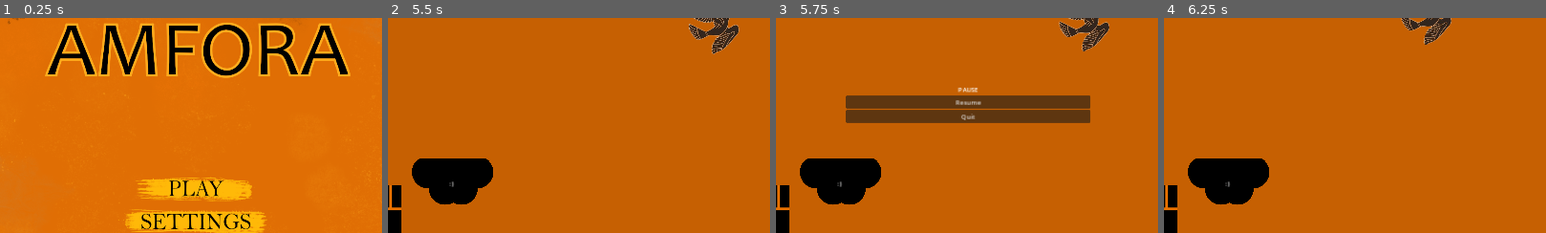
Above: before the commit, frames 1-4 (left to right).
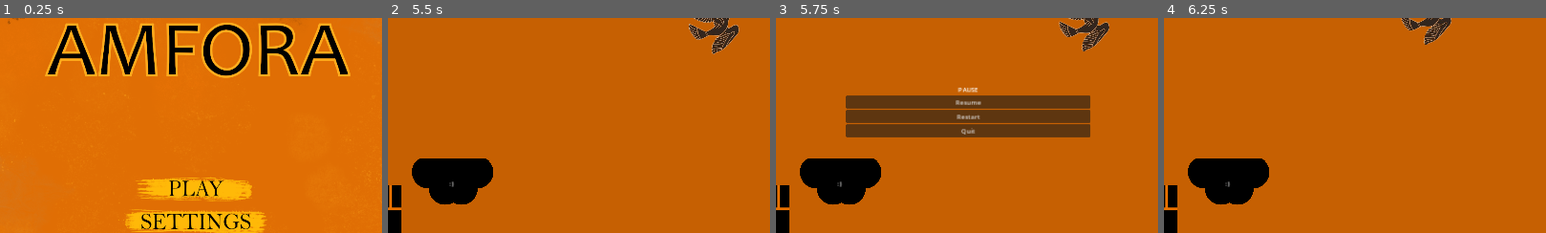
Above: after the commit, the same moments.

Repository: franmatijevic/GreekPlatformer
Game: Godot game, scene res://src/ui/main_menu.tscn
Two runs of this game, one before a commit and one after it. Both use one fixed random seed, a clock stepped at 60 frames per second and the inputs below. The engine's default icon, where the game draws it, is replaced by a stand-in: a white triangle on a blue panel in a dark square.
Inputs (mouse positions are % of the whole screen's width and height, from its top left):
- Up to frame 1 (0.25 s): no input
- Up to frame 2 (5.5 s): click (50, 54) at 0.5 s; click (50, 54) at 1.25 s; tap Enter at 2 s; hold D (right) 2.03-3.53 s; tap Q (drop_item) at 2.1, 4.35 s; tap W (up) at 2.27, 3.02, 4.52, 5.27 s; tap Space (pickThrow) at 2.85, 5.1 s; hold A (left) 3.53-4.28 s; tap F (shoot) at 3.6 s; hold D (right) from 4.28 s (still down)
- Up to frame 3 (5.75 s): keep holding D (right); tap Escape (pause) at 5.65 s
- Up to frame 4 (6.25 s): release D (right) at 5.75 s; click "Resume" at 5.75 s
The pictures show only the part of the screen within x 25-75%, y 14-64%; the shares and areas given below are measured in that part.

Frames 1-2 are identical in both runs. In frame 3, 4.1% of the frame differs, in the area x 18-83%, y 44-56%; in frame 4, nothing differs.

Commit message:
Pause menu added
- dodan pause menu s resume, restart, quit buttonom
- ikona miša nije vidljiva tijekom gameplaya nego samo tijekom menua

Diff:
--- a/greekplatformer/src/levels/generic_level.gd
+++ b/greekplatformer/src/levels/generic_level.gd
@@ -1,11 +1,17 @@
 extends Node2D
-
-#PAUSE SECTION
-var paused: bool = false
 
 @export var current_room:Area2D
 @onready var canvas_layer_pause: CanvasLayer = $CanvasLayerPause
 
+@warning_ignore("unused_signal")
+signal toggle_paused(paused: bool)
+var game_paused: bool = false:
+	get:
+		return game_paused
+	set(value):
+		game_paused = value
+		get_tree().paused = game_paused
+		emit_signal("toggle_paused", game_paused)
 
 var new_next_level
 var prev_room
@@ -18,10 +24,9 @@
 	if Input.is_action_just_pressed("restart"):
 		if(get_node("Camera").block==false):
 			restart()
-	#PAUSE SECTION
 	if Input.is_action_pressed("pause"):
-		pauseMenu()
-
+		if(get_node("Camera").block==false):
+			game_paused = !game_paused
 
 func restart():
 	get_node("BlackScreen/Control").modulate.a=1
@@ -38,6 +43,7 @@
 
 func _ready() -> void:
 	create_tween().tween_property(get_node("BlackScreen/Control"), "modulate:a", 0, 0.6)
+	Input.mouse_mode = Input.MOUSE_MODE_HIDDEN
 
 func next_level():
 	prev_room = current_room
@@ -58,15 +64,3 @@
 	for i in prev_room.get_node("Objects").get_children():
 		if(get_node("Player").holding_object != i):
 			i.call_deferred("queue_free")
-
-
-#PAUSE SECTION
-
-func pauseMenu():
-	if paused:
-		canvas_layer_pause.hide()
-		get_tree().paused = false
-	else:
-		canvas_layer_pause.show()
-		get_tree().paused = true
-	paused = !paused
--- a/greekplatformer/src/levels/generic_level.tscn
+++ b/greekplatformer/src/levels/generic_level.tscn
@@ -37,7 +37,7 @@
 sources/2 = SubResource("TileSetAtlasSource_g5160")
 
 [node name="genericLevel" type="Node2D"]
-process_mode = 1
+process_mode = 3
 script = ExtResource("1_qp3oh")
 
 [node name="BlackScreen" type="CanvasLayer" parent="."]
--- a/greekplatformer/src/levels/levelElements/cameraStates/room_transition.gd
+++ b/greekplatformer/src/levels/levelElements/cameraStates/room_transition.gd
@@ -26,6 +26,6 @@
 func exit():
 	#player().get_parent().current_room.get_node("Wall/CollisionShape2D").set_deferred("disabled", false)
 
-	player().player.process_mode=Node.PROCESS_MODE_INHERIT
+	player().player.process_mode=Node.PROCESS_MODE_PAUSABLE
 	player().get_parent().current_room.pause_all_objects(false)
 	end_transition.emit()
--- a/greekplatformer/src/ui/pause_menu.gd
+++ b/greekplatformer/src/ui/pause_menu.gd
@@ -1,13 +1,25 @@
 extends Control
 
 @onready var generic_level_script = $"../.."
+@onready var canvas_layer_pause: CanvasLayer = $".."
 
-func _input(_event: InputEvent) -> void:
-	if Input.is_action_pressed("pause"):
-		generic_level_script.pauseMenu()
+func _ready() -> void:
+	generic_level_script.connect("toggle_paused", _on_generic_level_script_toggle_paused)
+
+func _on_generic_level_script_toggle_paused(paused: bool):
+	if paused:
+		canvas_layer_pause.show()
+		Input.mouse_mode = Input.MOUSE_MODE_VISIBLE
+	else:
+		canvas_layer_pause.hide()
+		Input.mouse_mode = Input.MOUSE_MODE_HIDDEN
 
 func _on_resume_pressed() -> void:
-	generic_level_script.pauseMenu()
+	generic_level_script.game_paused = false
 
 func _on_quit_pressed() -> void:
 	get_tree().quit()
+
+func _on_restart_pressed() -> void:
+	generic_level_script.restart()
+	generic_level_script.game_paused = false
--- a/greekplatformer/src/ui/pause_menu.tscn
+++ b/greekplatformer/src/ui/pause_menu.tscn
@@ -45,9 +45,14 @@
 layout_mode = 2
 text = "Resume"
 
+[node name="Restart" type="Button" parent="Panel/VBoxContainer"]
+layout_mode = 2
+text = "Restart"
+
 [node name="Quit" type="Button" parent="Panel/VBoxContainer"]
 layout_mode = 2
 text = "Quit"
 
 [connection signal="pressed" from="Panel/VBoxContainer/Resume" to="." method="_on_resume_pressed"]
+[connection signal="pressed" from="Panel/VBoxContainer/Restart" to="." method="_on_restart_pressed"]
 [connection signal="pressed" from="Panel/VBoxContainer/Quit" to="." method="_on_quit_pressed"]
